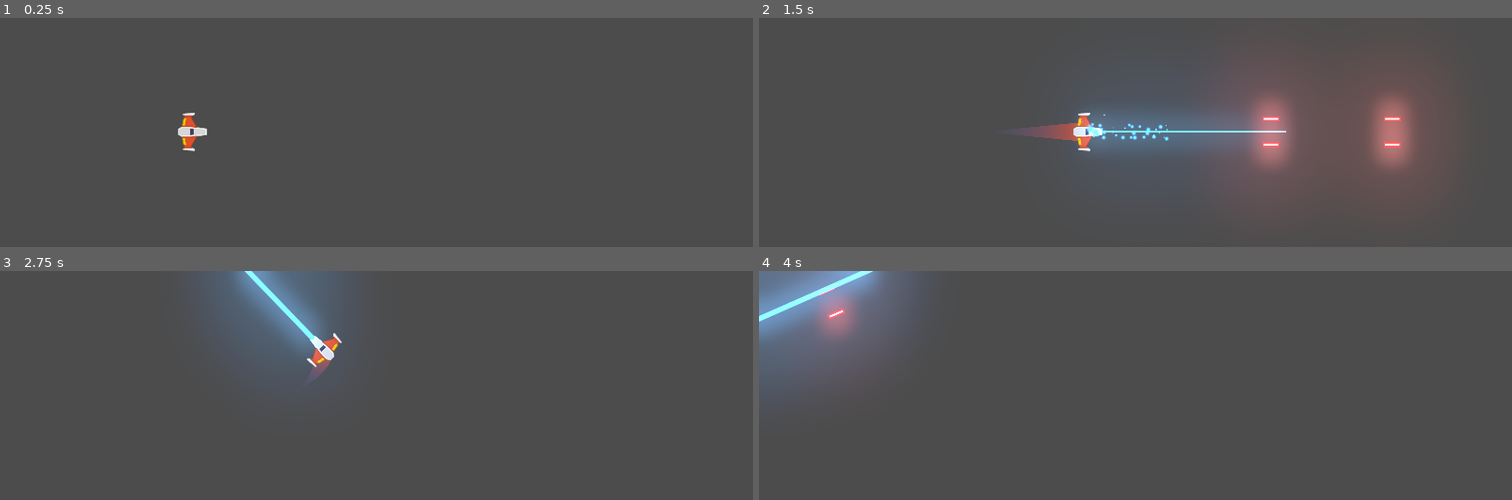
Above: before the commit, frames 1-4 (two rows, left to right).
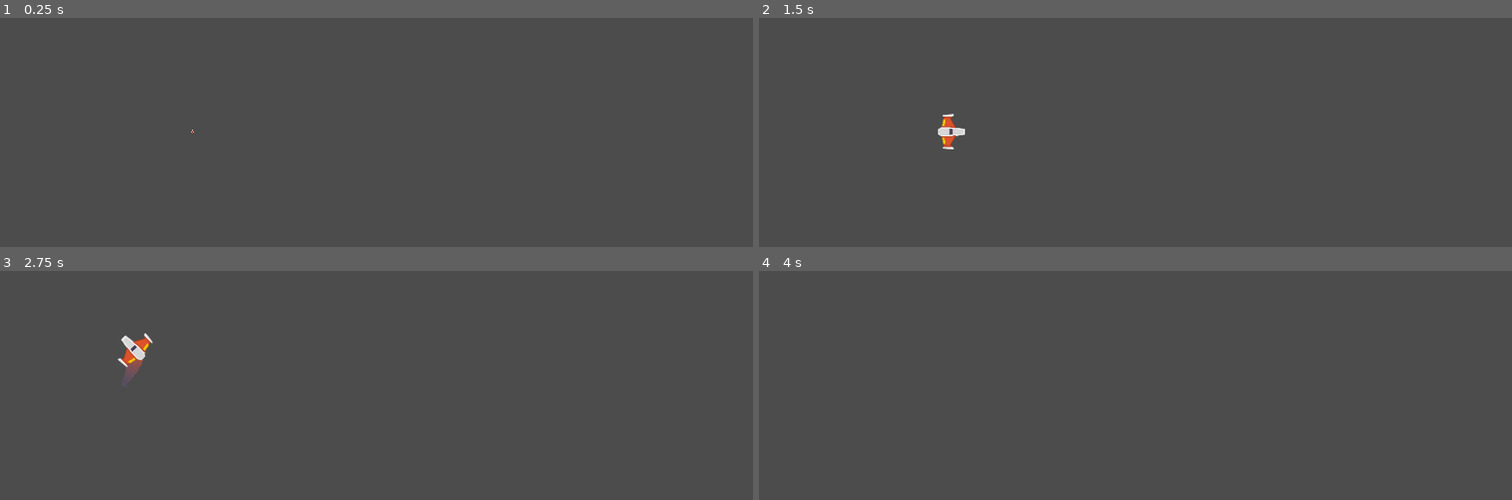
Above: after the commit, the same moments.

Repository: NoeliaSS/Meteoritos_Juego
Game: Godot game, scene res://Juego/Niveles/NivelTest.tscn
The game is run twice, just before and just after one commit, with the same random seed, the same clock (stepped at 60 frames per second) and the same inputs.
Inputs (mouse positions are in pixels of both pictures, inside the frame that each line leads up to):
- Up to frame 1 (0.25 s): no input
- Up to frame 2 (1.5 s): tap Enter at 0.5 s; move the mouse to (1301, 208) at 0.52 s; hold W (mover_adelante) 0.53-1.28 s; hold Space (disparo_principal) 0.53-1.28 s; move the mouse to (outside the picture) at 1.27 s; hold S (mover_atras) from 1.28 s (still down); click (outside the picture) at 1.35 s
- Up to frame 3 (2.75 s): move the mouse to (451, 390) at 2.02 s; release S (mover_atras) at 2.03 s; hold W (mover_adelante) from 2.03 s (still down); hold A (rotar_antihorario) from 2.03 s (still down)
- Up to frame 4 (4 s): move the mouse to (outside the picture) at 2.77 s; release A (rotar_antihorario) at 2.78 s; tap D (rotar_horario) at 2.85 s; move the mouse to (outside the picture) at 3.52 s; release W (mover_adelante) at 3.53 s; hold S (mover_atras) from 3.53 s (still down); hold Space (disparo_principal) from 3.53 s (still down)

The runs differ from the first frame. In frame 1, 0.3% of the frame differs, in the area x 23-28%, y 41-59%; in frame 2, 15%, in the area x 23-90%, y 26-74%; in frame 3, 6.7%; in frame 4, 8.2%.

Commit message:
Se agrega Spawn y efecto

Diff:
--- a/Juego/Naves/Player/Player.gd
+++ b/Juego/Naves/Player/Player.gd
@@ -1,6 +1,8 @@
 class_name Player
 extends RigidBody2D
 
+##Enums
+enum ESTADO {SPAWN, VIVO, INVENCIBLE, MUERTO}
 
 ##Atributos Export
 export var potencia_motor:int = 20
@@ -9,6 +11,7 @@
 
 
 ## Atributos
+var estado_actual:int = ESTADO.SPAWN
 var empuje:Vector2 = Vector2.ZERO
 var dir_rotacion:int = 0
 
@@ -17,9 +20,12 @@
 onready var laser:RayoLaser = $LaserBeam2D
 onready var estela:Estela = $EstelaPuntoInicio/Trail2D
 onready var motor_sfx:Motor = $MotorSFX
+onready var colisionador:CollisionShape2D = $CollisionShape2D
 
 ## Métodos
 func _unhandled_input(event: InputEvent) -> void:
+	if not esta_input_activo():
+		return
 	#Disparo rayo
 	if event.is_action_pressed("disparo_secundario"):
 		laser.set_is_casting(true)
@@ -46,8 +52,36 @@
 func _process(_delta: float) -> void:
 	player_input()
 
+func _ready() -> void:
+	controlador_estados(estado_actual)
+
+
 # Métodos Custom
+
+func controlador_estados(nuevo_estado: int) -> void:
+	match nuevo_estado:
+		ESTADO.SPAWN:
+			colisionador.set_deferred("disabled", true)
+			canion.set_puede_disparar(false)
+		ESTADO.VIVO:
+			colisionador.set_deferred("disabled", false)
+			canion.set_puede_disparar(true)
+		ESTADO.INVENCIBLE:
+			colisionador.set_deferred("disabled", true)
+		ESTADO.MUERTO:
+			colisionador.set_deferred("disabled", true)
+			canion.set_puede_disparar(true)
+			Eventos.emit_signal("nave_destruida", global_position, 3)
+			queue_free()
+		_:
+			printerr("Error de estado")
+
+	estado_actual = nuevo_estado
+
 func player_input() -> void:
+	if not esta_input_activo():
+		return
+
 	# Empuje
 	empuje = Vector2.ZERO
 	if Input.is_action_pressed("mover_adelante"):
@@ -68,3 +102,17 @@
 
 	if Input.is_action_just_released("disparo_principal"):
 		canion.set_esta_disparando(false)
+
+func esta_input_activo() -> bool:
+	if estado_actual in [ESTADO.MUERTO, ESTADO.SPAWN]:
+		return false
+
+	return true
+
+func destruir() -> void:
+	controlador_estados(ESTADO.MUERTO)
+
+## Señales internas
+func _on_AnimationPlayer_animation_finished(anim_name: String) -> void:
+	if anim_name == "spawn":
+		controlador_estados(ESTADO.VIVO)
--- a/Juego/Naves/Player/Player.tscn
+++ b/Juego/Naves/Player/Player.tscn
@@ -13,6 +13,40 @@
 [sub_resource type="CircleShape2D" id=2]
 radius = 38.7746
 
+[sub_resource type="Animation" id=3]
+resource_name = "default"
+length = 1.1
+loop = true
+tracks/0/type = "value"
+tracks/0/path = NodePath("Sprite:scale")
+tracks/0/interp = 1
+tracks/0/loop_wrap = true
+tracks/0/imported = false
+tracks/0/enabled = true
+tracks/0/keys = {
+"times": PoolRealArray( 1.1 ),
+"transitions": PoolRealArray( 1 ),
+"update": 0,
+"values": [ Vector2( 1, 1 ) ]
+}
+
+[sub_resource type="Animation" id=4]
+resource_name = "spawn"
+length = 1.6
+step = 0.2
+tracks/0/type = "value"
+tracks/0/path = NodePath("Sprite:scale")
+tracks/0/interp = 1
+tracks/0/loop_wrap = true
+tracks/0/imported = false
+tracks/0/enabled = true
+tracks/0/keys = {
+"times": PoolRealArray( 0, 0.8, 1, 1.2, 1.4, 1.6 ),
+"transitions": PoolRealArray( 1, 1, 1, 1, 1, 1 ),
+"update": 0,
+"values": [ Vector2( 0, 0 ), Vector2( 0.3, 0.3 ), Vector2( 0.5, 0.5 ), Vector2( 0.7, 0.7 ), Vector2( 0.85, 0.85 ), Vector2( 1, 1 ) ]
+}
+
 [node name="Player" type="RigidBody2D"]
 z_index = 50
 z_as_relative = false
@@ -26,6 +60,7 @@
 
 [node name="Sprite" type="Sprite" parent="."]
 rotation = 1.5708
+scale = Vector2( 0.3, 0.3 )
 texture = ExtResource( 1 )
 
 [node name="CollisionShape2D" type="CollisionShape2D" parent="."]
@@ -60,6 +95,12 @@
 
 [node name="MotorSFX" parent="." instance=ExtResource( 6 )]
 
+[node name="AnimationPlayer" type="AnimationPlayer" parent="."]
+autoplay = "spawn"
+anims/default = SubResource( 3 )
+anims/spawn = SubResource( 4 )
+
 [connection signal="timeout" from="Canion/TimerEnfriamineto" to="Canion" method="_on_TimerEnfriamineto_timeout"]
+[connection signal="animation_finished" from="AnimationPlayer" to="." method="_on_AnimationPlayer_animation_finished"]
 
 [editable path="Canion"]
--- a/Juego/Proyectiles/Canion.gd
+++ b/Juego/Proyectiles/Canion.gd
@@ -13,6 +13,7 @@
 onready var disparo_sfx:AudioStreamPlayer2D = $DisparosFX
 onready var esta_enfriado:bool = true
 onready var esta_disparando:bool = false setget set_esta_disparando
+onready var puede_disparar:bool = false setget set_puede_disparar
 
 ##Atributos
 
@@ -21,6 +22,9 @@
 ##Setters y Getters
 func set_esta_disparando(disparando: bool) -> void:
 	esta_disparando = disparando
+
+func set_puede_disparar(duenio_puede: bool) -> void:
+	puede_disparar = duenio_puede
 
 #Metodos
 func _ready() -> void:
Not shown: 1 places in Juego/Naves/Player/Player.tscn that only renumber resources
